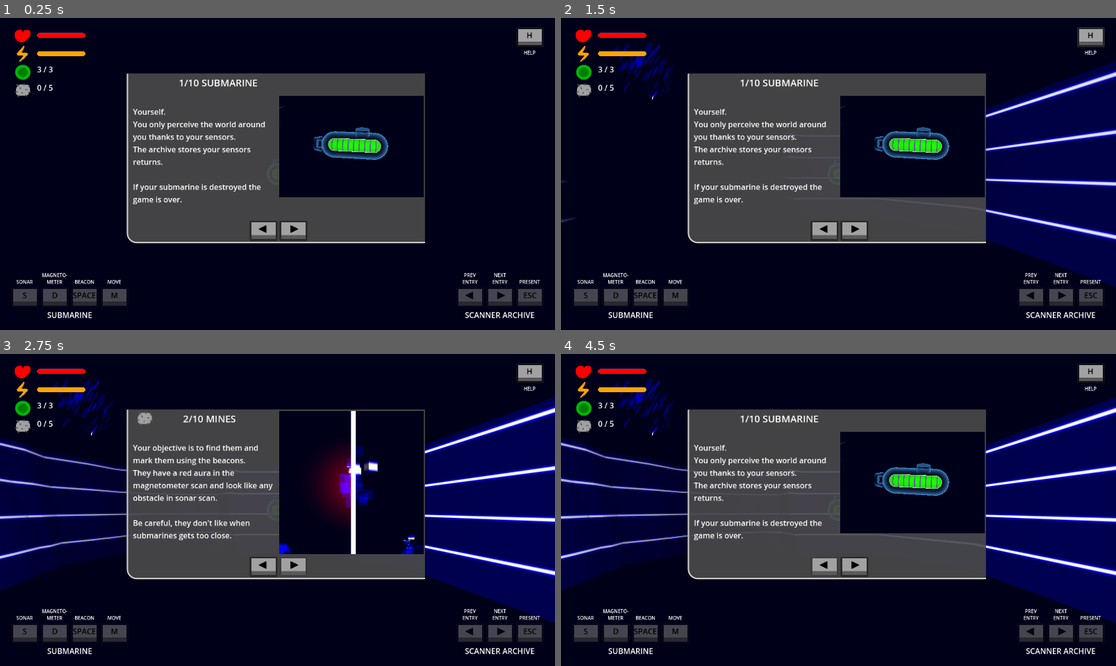
Above: before the commit, frames 1-4 (two rows, left to right).
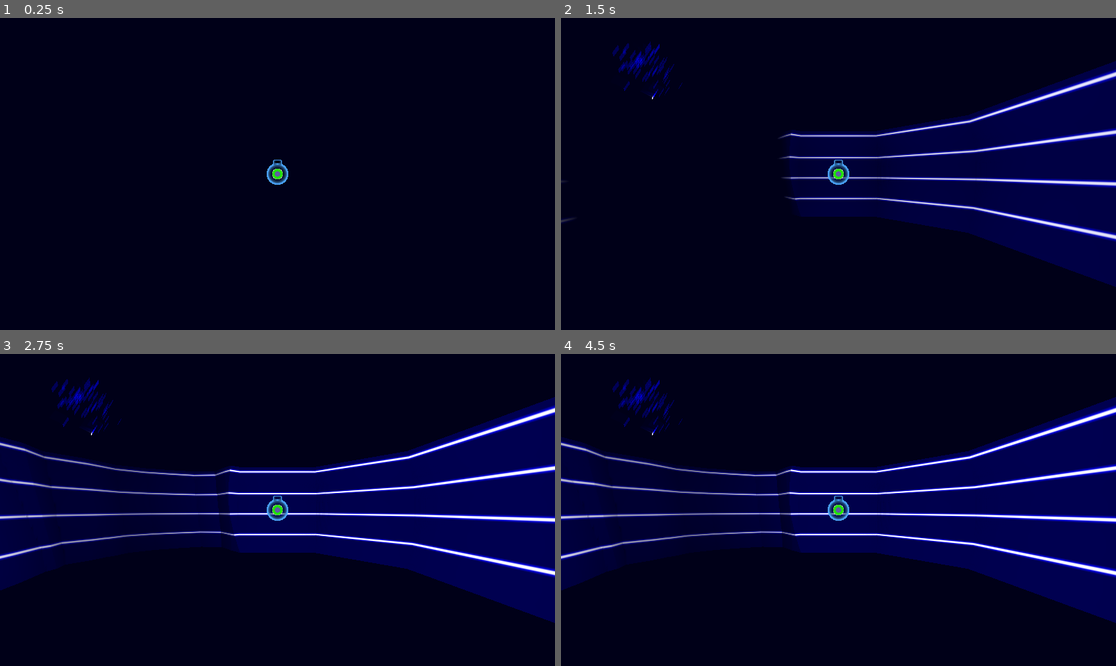
Above: after the commit, the same moments.

Repository: squirrelsoftcompany/LD57
Game: Godot game, scene res://Scenes/test_scene.tscn
Same seed, same stepped clock (60 frames per second), same inputs: the game is played once before the commit and once after it.
Inputs (mouse positions are in pixels of both pictures, inside the frame that each line leads up to):
- Up to frame 1 (0.25 s): no input
- Up to frame 2 (1.5 s): click (1088, 36) at 0.5 s, where only the run before the commit has a clickable "H"; click (1088, 36) at 1.25 s, where only the run before the commit has a clickable "H"
- Up to frame 3 (2.75 s): click (294, 566) at 2.02 s
- Up to frame 4 (4.5 s): click (855, 566) at 2.77 s; click (821, 566) at 3.52 s; click (821, 566) at 4.27 s

The runs differ from the first frame. In frame 1, 25% of the frame differs, in the area x 2-98%, y 3-97%; in frame 2, 30%; in frame 3, 28%; in frame 4, 30%.

Commit message:
SpecialButton now set their key text thanks to the InputEventAction

Diff:
--- a/Scenes/GUI/gui.tscn
+++ b/Scenes/GUI/gui.tscn
@@ -27,6 +27,13 @@
 [sub_resource type="LabelSettings" id="LabelSettings_jtdjp"]
 font_size = 10
 
+[sub_resource type="InputEventAction" id="InputEventAction_jyhc4"]
+action = &"mi_toggle"
+pressed = true
+
+[sub_resource type="Shortcut" id="Shortcut_b4lgj"]
+events = [SubResource("InputEventAction_jyhc4")]
+
 [sub_resource type="InputEventAction" id="InputEventAction_b4lgj"]
 action = &"scan_huge_sonar"
 pressed = true
@@ -39,13 +46,6 @@
 
 [sub_resource type="Shortcut" id="Shortcut_wfw4l"]
 events = [SubResource("InputEventAction_p8y2k")]
-
-[sub_resource type="InputEventAction" id="InputEventAction_jyhc4"]
-action = &"mi_toggle"
-pressed = true
-
-[sub_resource type="Shortcut" id="Shortcut_b4lgj"]
-events = [SubResource("InputEventAction_jyhc4")]
 
 [sub_resource type="InputEventAction" id="InputEventAction_5m8o7"]
 action = &"av_back"
@@ -155,9 +155,9 @@
 offset_right = 0.0
 offset_bottom = 0.0
 grow_horizontal = 0
-key = "H"
 help = "HELP"
 icon = ExtResource("3_1wuyf")
+shortcut = SubResource("Shortcut_k1y4c")
 ask_signal_name = "ask_show_help"
 mode = 2
 metadata/_edit_use_anchors_ = true
@@ -176,7 +176,6 @@
 
 [node name="SwitchButton" parent="MainControl/VBoxContainer/AdvancedMoveHelp" instance=ExtResource("2_gm40n")]
 layout_mode = 2
-key = "TAB"
 help = "SWITCH
 ALTITUDE
 HEADING"
@@ -204,9 +203,16 @@
 [node name="HBoxContainer" type="HBoxContainer" parent="MainControl/VBoxContainer"]
 layout_mode = 2
 
+[node name="MoveButton" parent="MainControl/VBoxContainer/HBoxContainer" instance=ExtResource("2_gm40n")]
+layout_mode = 2
+help = "MOVE"
+shortcut = SubResource("Shortcut_b4lgj")
+ask_signal_name = "ask_move"
+mode = 2
+metadata/_edit_use_anchors_ = true
+
 [node name="SonarButton" parent="MainControl/VBoxContainer/HBoxContainer" instance=ExtResource("2_gm40n")]
 layout_mode = 2
-key = "S"
 help = "SONAR"
 shortcut = SubResource("Shortcut_jtdjp")
 ask_signal_name = "ask_sonar"
@@ -214,7 +220,6 @@
 
 [node name="HeatmapButton" parent="MainControl/VBoxContainer/HBoxContainer" instance=ExtResource("2_gm40n")]
 layout_mode = 2
-key = "D"
 help = "MAGNETO-
 METER"
 shortcut = SubResource("Shortcut_wfw4l")
@@ -223,19 +228,10 @@
 
 [node name="BeaconButton" parent="MainControl/VBoxContainer/HBoxContainer" instance=ExtResource("2_gm40n")]
 layout_mode = 2
-key = "SPACE"
+force_key_text = "SPACE"
 help = "BEACON"
 ask_signal_name = "ask_beacon"
 mode = 1
-metadata/_edit_use_anchors_ = true
-
-[node name="MoveButton" parent="MainControl/VBoxContainer/HBoxContainer" instance=ExtResource("2_gm40n")]
-layout_mode = 2
-key = "M"
-help = "MOVE"
-shortcut = SubResource("Shortcut_b4lgj")
-ask_signal_name = "ask_move"
-mode = 2
 metadata/_edit_use_anchors_ = true
 
 [node name="Label" type="Label" parent="MainControl/VBoxContainer"]
@@ -262,7 +258,7 @@
 
 [node name="PrevButton" parent="MainControl/VBoxContainer2/HBoxContainer2" instance=ExtResource("2_gm40n")]
 layout_mode = 2
-key = ""
+force_key_text = " "
 help = "PREV
 ENTRY"
 icon = ExtResource("6_1wuyf")
@@ -271,7 +267,7 @@
 
 [node name="NextButton" parent="MainControl/VBoxContainer2/HBoxContainer2" instance=ExtResource("2_gm40n")]
 layout_mode = 2
-key = ""
+force_key_text = " "
 help = "next
 entry"
 icon = ExtResource("7_uyj30")
@@ -280,7 +276,6 @@
 
 [node name="PresentButton" parent="MainControl/VBoxContainer2/HBoxContainer2" instance=ExtResource("2_gm40n")]
 layout_mode = 2
-key = "ESC"
 help = "present"
 shortcut = SubResource("Shortcut_5m8o7")
 ask_signal_name = "ask_present"
--- a/Scripts/GUI/button.gd
+++ b/Scripts/GUI/button.gd
@@ -3,7 +3,8 @@
 class_name SpecialButton
 
 
-@export var key:="A" : set = set_key
+@export var force_key_text := "" : set = set_force_key_text
+#@export var key:="A" : set = set_key
 @export_multiline var help:="do\nsomething" : set = set_help
 @export var icon: Texture2D = null : set = set_icon
 @export var shortcut : Shortcut = null : set = set_shortcut
@@ -13,9 +14,9 @@
 @export_enum("NORMAL:0", "HOLD:1", "TOGGLE:2") var mode : int = 0 : set = set_mode
 
 
-func set_key(value):
-	key = value
-	$"Button/Label".text = key
+func set_force_key_text(value):
+	force_key_text = value
+	compute_key_text()
 
 func set_help(value):
 	help = value
@@ -29,6 +30,7 @@
 func set_shortcut(value):
 	shortcut = value
 	$Button.shortcut = shortcut
+	compute_key_text()
 
 func get_disabled(): return $Button.disabled
 func set_disabled(value): $Button.disabled = value
@@ -61,3 +63,27 @@
 		var ask_signal_name_full := ask_signal_name + ("_start" if toggled_on else "_finish")
 		print(name, " toggled(", toggled_on, ") -> ", ask_signal_name_full)
 		GlobalEventHolder.emit_signal(ask_signal_name_full)
+
+
+func compute_key_text():
+	if !get_node_or_null("Button/Label"):
+		return
+	if force_key_text:
+		$Button/Label.text = force_key_text
+		return
+	if shortcut == null or shortcut.events.size() < 0:
+		$Button/Label.text = "ERR"
+		return
+	var action_name := shortcut.events[0].action as String
+	var inputEvents := InputMap.action_get_events(action_name)
+	if !inputEvents.is_empty():
+		if inputEvents[0].keycode:
+			$Button/Label.text = OS.get_keycode_string(inputEvents[0].keycode).substr(0,3)
+		elif inputEvents[0].physical_keycode:
+			var keycode : Key = inputEvents[0].physical_keycode
+			keycode = DisplayServer.keyboard_get_keycode_from_physical(keycode)
+			$Button/Label.text = OS.get_keycode_string(keycode).substr(0,3)
+		else:
+			$Button/Label.text = "ERR"
+	else:
+		$Button/Label.text = "ERR"
--- a/project.godot
+++ b/project.godot
@@ -55,7 +55,7 @@
 }
 mi_toggle={
 "deadzone": 0.5,
-"events": [Object(InputEventKey,"resource_local_to_scene":fa …(119 unchanged characters)… ressed":false,"pressed":false,"keycode":77,"physical_keycode":0,"key_label":0,"unicode":109,"location":0,"echo":false,"script":null)
+"events": [Object(InputEventKey,"resource_local_to_scene":fa …(119 unchanged characters)… ressed":false,"pressed":false,"keycode":0,"physical_keycode":65,"key_label":0,"unicode":113,"location":0,"echo":false,"script":null)
 ]
 }
 mi_launch={
@@ -80,12 +80,12 @@
 }
 scan_huge_sonar={
 "deadzone": 0.2,
-"events": [Object(InputEventKey,"resource_local_to_scene":fa …(119 unchanged characters)… ressed":false,"pressed":false,"keycode":83,"physical_keycode":0,"key_label":0,"unicode":115,"location":0,"echo":false,"script":null)
+"events": [Object(InputEventKey,"resource_local_to_scene":fa …(119 unchanged characters)… ressed":false,"pressed":false,"keycode":0,"physical_keycode":83,"key_label":0,"unicode":115,"location":0,"echo":false,"script":null)
 ]
 }
 scan_magnet={
 "deadzone": 0.2,
-"events": [Object(InputEventKey,"resource_local_to_scene":fa …(118 unchanged characters)… ressed":false,"pressed":false,"keycode":68,"physical_keycode":0,"key_label":0,"unicode":0,"location":0,"echo":false,"script":null)
+"events": [Object(InputEventKey,"resource_local_to_scene":fa …(118 unchanged characters)… ressed":false,"pressed":false,"keycode":0,"physical_keycode":68,"key_label":0,"unicode":0,"location":0,"echo":false,"script":null)
 ]
 }
 
